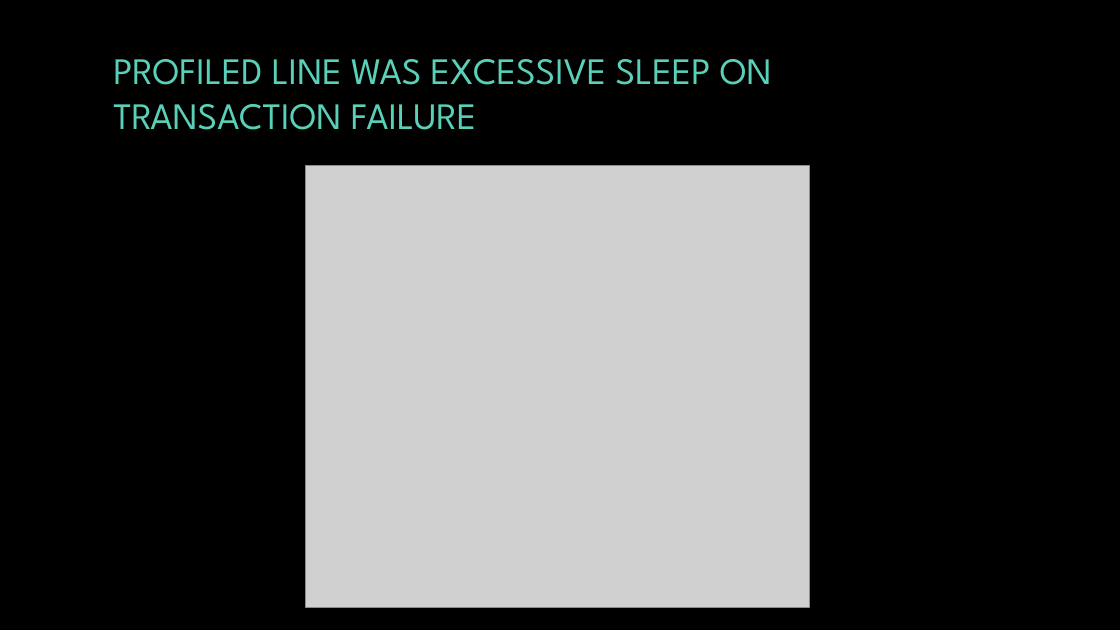
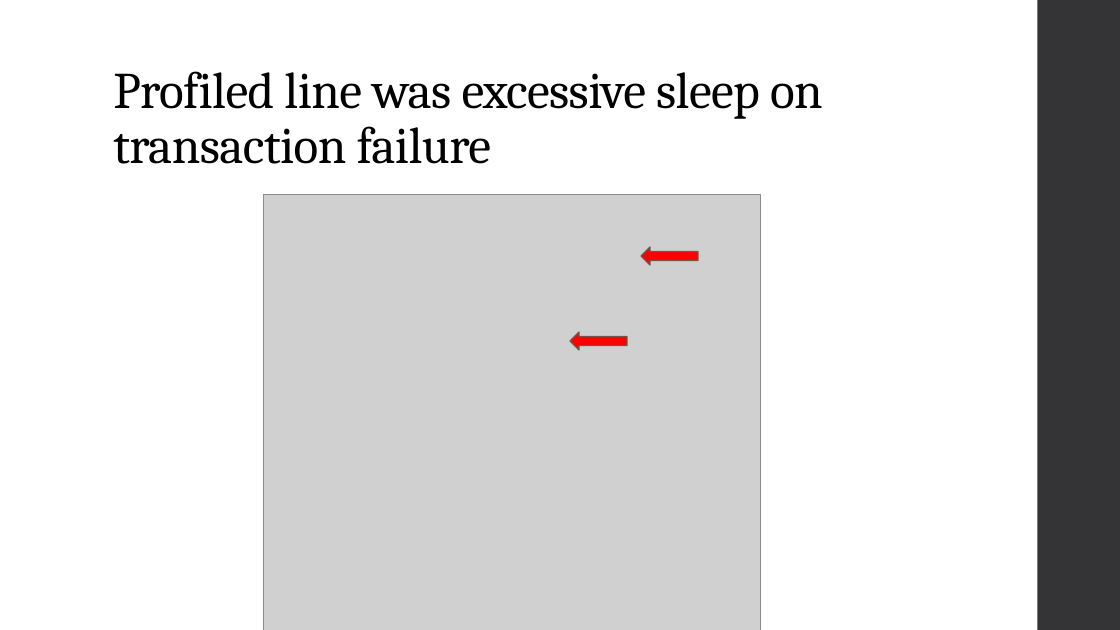
Before and after one commit to Byte-Lab/JCoz, a slide deck: slide 12 of project_presentation.pptx (slide 20 before the commit). Drawn at 1120x630 pixels with LibreOffice and Linux fonts; fonts in the diff are those of the drawing; grey boxes stand for pictures; background and template pictures are left out. Boxes give left, top, right and bottom in pixels: in the first picture for what was removed or moved away, otherwise in the second. Text is boxed around its words. In the diff, an @@ line names an element or a change of style, - is before the commit and + after.

```diff
--- a/project_presentation.pptx
+++ b/project_presentation.pptx
@@ background picture (left out) to #FFFFFF @@
@@ title "Profiled line was excessive sleep ..." at bbox=[113, 71, 823, 164]: vertical alignment middle to bottom @@
@@ rectangle added at bbox=[1038, 0, 1120, 630], fill #353537 @@
@@ title at bbox=[113, 71, 823, 164]: text changed; size 32 to 44 pt; font League Spartan to Cambria; text colour #5AD0B8 to #000000 @@
-PROFILED LINE WAS EXCESSIVE SLEEP ON TRANSACTION FAILURE
+Profiled line was excessive sleep on transaction failure
@@ picture: place and size @@
-picture at bbox=[306, 166, 809, 607]
+picture at bbox=[264, 194, 760, 630]
@@ left arrow added at bbox=[641, 247, 698, 265], fill #FF0000, outline #735549 1.1 pt @@
@@ left arrow added at bbox=[571, 332, 628, 350], fill #FF0000, outline #735549 1.1 pt @@
```
Also in this commit, not shown: 21 other slides changed, 6 slides added, 10 slides removed, 17 other files.
